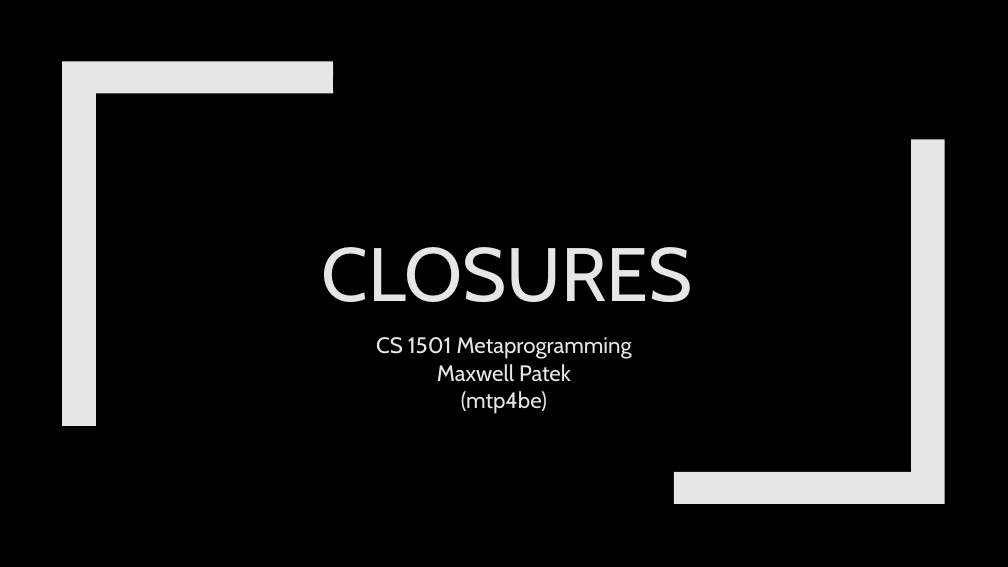
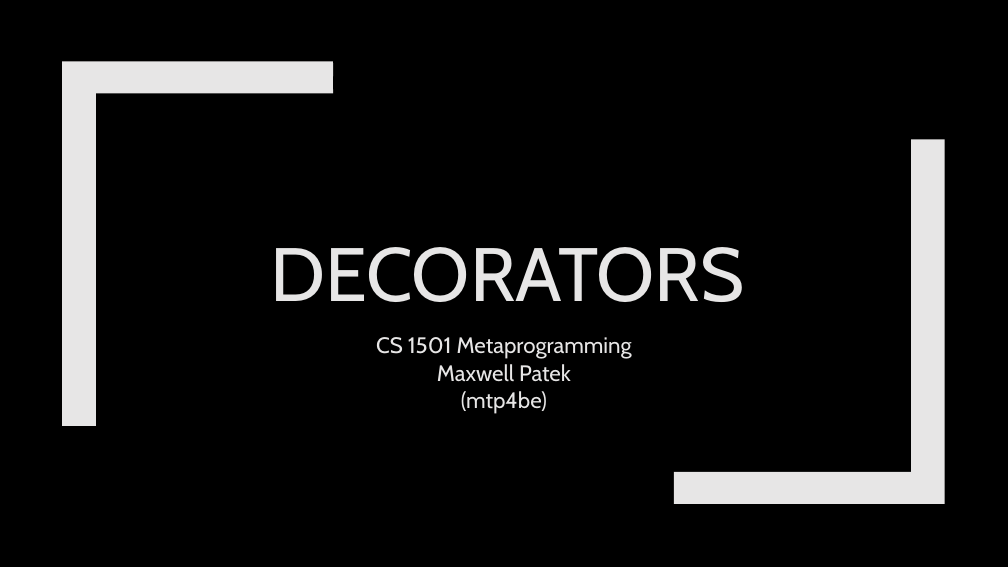
Before and after one commit to max7patek/metaprogramming, a slide deck: slide 1 of slides/04-Decorators.pptx. Drawn at 1008x567 pixels with LibreOffice and Linux fonts; fonts in the diff are those of the drawing. Boxes give left, top, right and bottom in pixels: in the first picture for what was removed or moved away, otherwise in the second. Text is boxed around its words. In the diff, an @@ line names an element or a change of style, - is before the commit and + after.

Commit message:
Finished draft of Decorators

```diff
--- a/slides/04-Decorators.pptx
+++ b/slides/04-Decorators.pptx
@@ title at <box>270,247,744,302</box>: text changed @@
-CLOSURES
+DECORATORS
```
Also in this commit, not shown: 1 other slide changed, 9 slides added, 2 slides removed, 1 other file.
